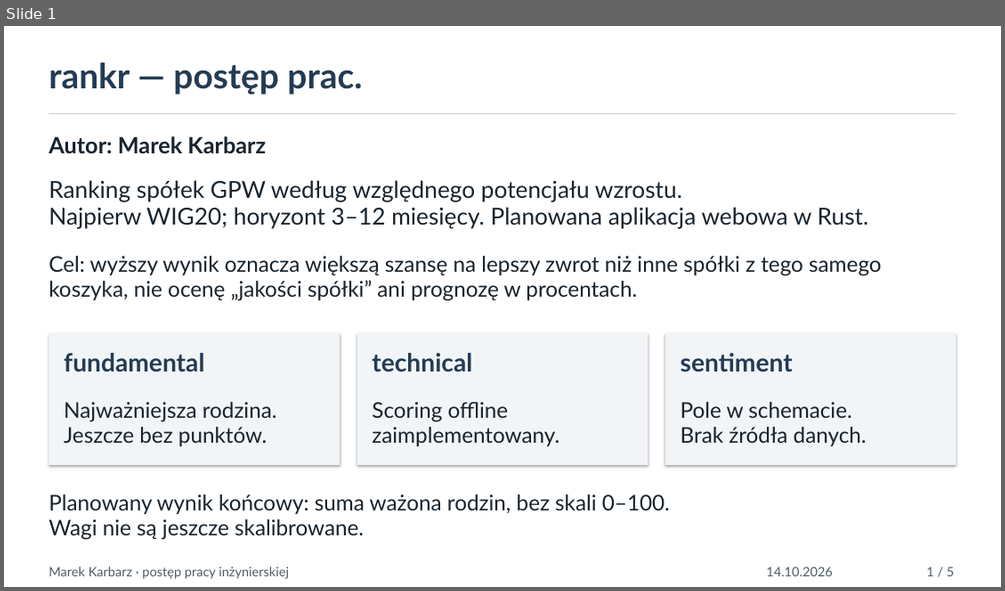
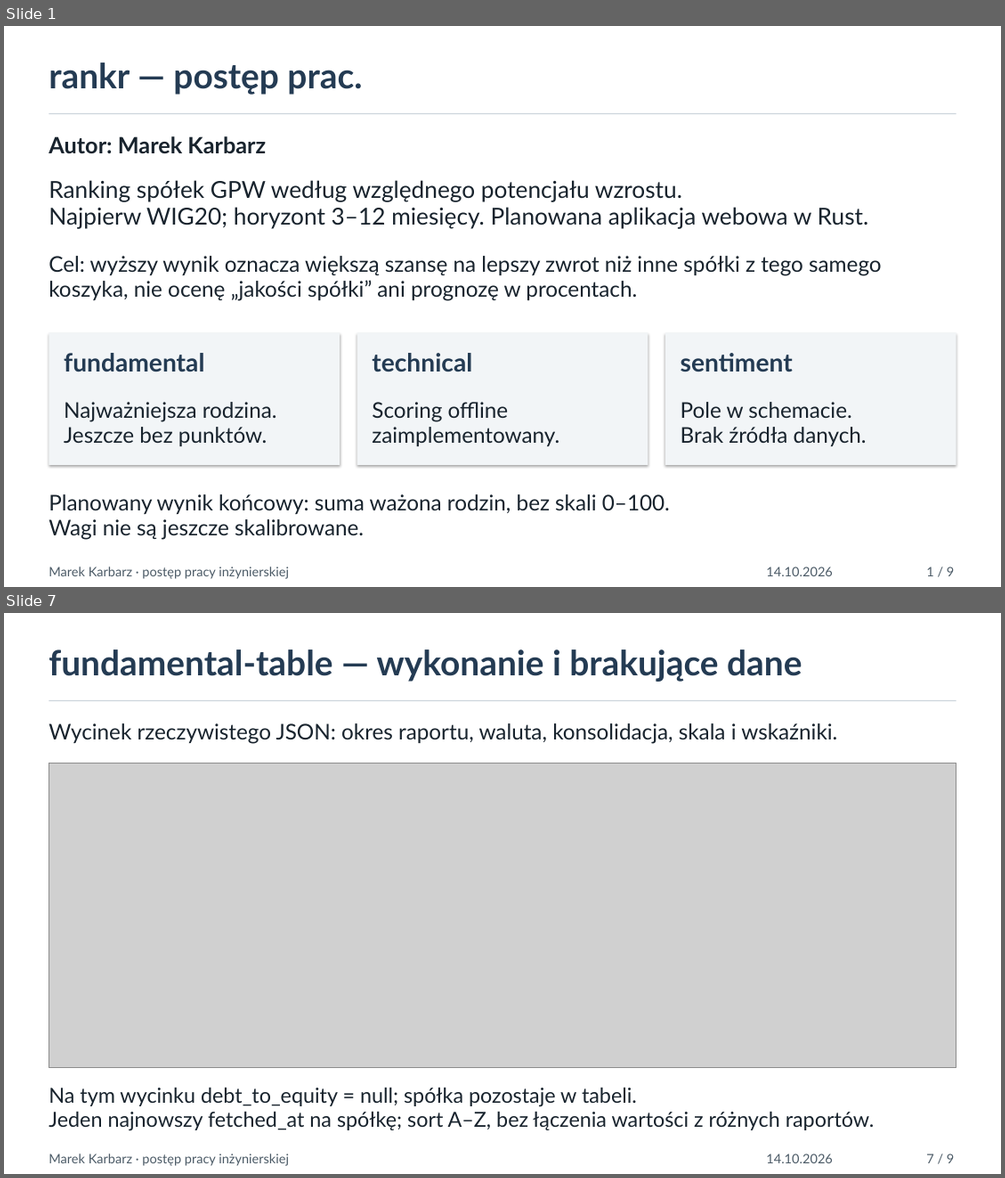
Before and after one commit to Xlerq/rankr, a slide deck: thesis/prezentacja_postep.pptx. Shown one above the other, each under a label of ours: slide 1 before the commit, slides 1 and 7 after it; the slides between them are not shown. The pictures are 1005x591 and 1005x1178 pixels, drawn with LibreOffice and Linux fonts; fonts in the diff are those of the drawing; grey boxes stand for pictures. Boxes give left, top, right and bottom in pixels: in the first picture for what was removed or moved away, otherwise in the second. Text is boxed around its words. In the diff, an @@ line names an element or a change of style, - is before the commit and + after.

Commit message:
Expand progress presentation with CLI screenshots

```diff
--- a/thesis/prezentacja_postep.pptx
+++ b/thesis/prezentacja_postep.pptx
@@ slide 7 added at box(4, 613, 1001, 1174), background #FFFFFF @@
@@ text added at box(48, 649, 801, 682), 40 pt, text #243B53, bold @@
+fundamental-table — wykonanie i brakujące dane
@@ rectangle added at box(48, 700, 956, 701), fill #CDD5DC @@
@@ text added at box(48, 723, 837, 744), 25 pt, text #18232D @@
+Wycinek rzeczywistego JSON: okres raportu, waluta, konsolidacja, skala i wskaźniki.
@@ picture added at box(48, 763, 956, 1067) @@
@@ text added at box(48, 1086, 874, 1131), 24 pt, text #18232D @@
+Na tym wycinku debt_to_equity = null; spółka pozostaje w tabeli.
+Jeden najnowszy fetched_at na spółkę; sort A–Z, bez łączenia wartości z różnych raportów.
@@ text added at box(48, 1153, 289, 1166), 15 pt, text #4C5B67 @@
+Marek Karbarz · postęp pracy inżynierskiej
@@ text added at box(766, 1153, 832, 1163), 15 pt, text #4C5B67 @@
+14.10.2026
@@ text added at box(926, 1153, 954, 1163), 15 pt, text #4C5B67 @@
+7 / 9
@@ slide 1 changed as well @@
@@ text at box(926, 566, 954, 576): text changed @@
-1 / 5
+1 / 9
```
Also in this commit, not shown: 3 other slides changed, 4 other slides added, 1 slide removed, 3 other files.
